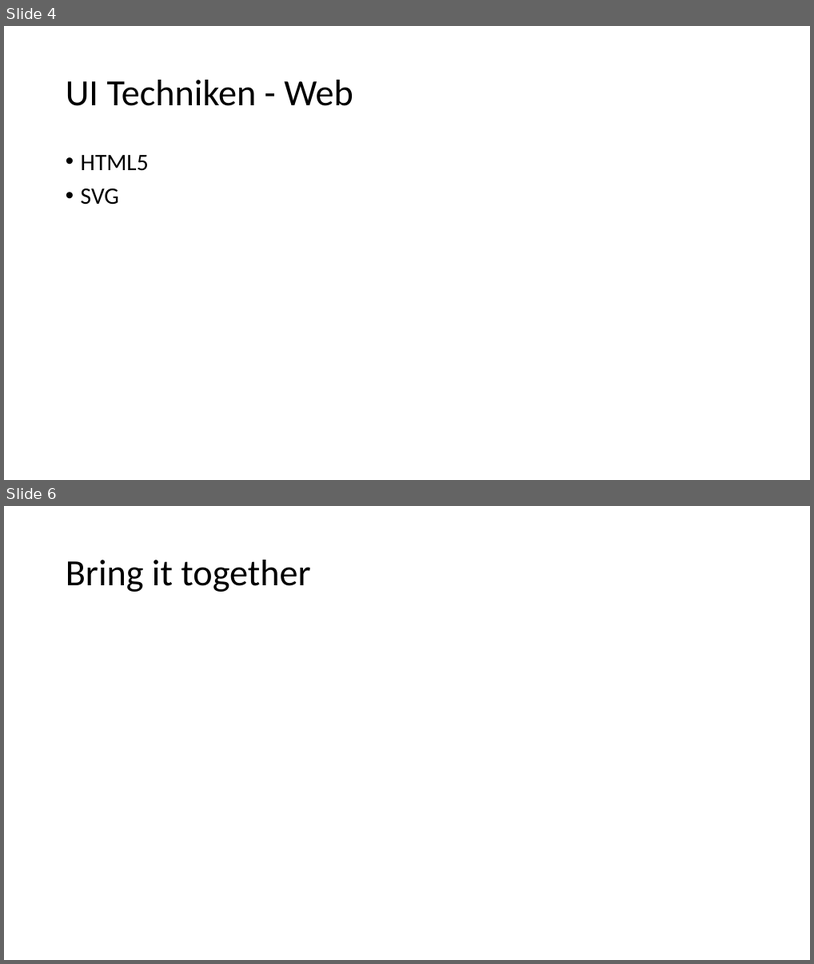
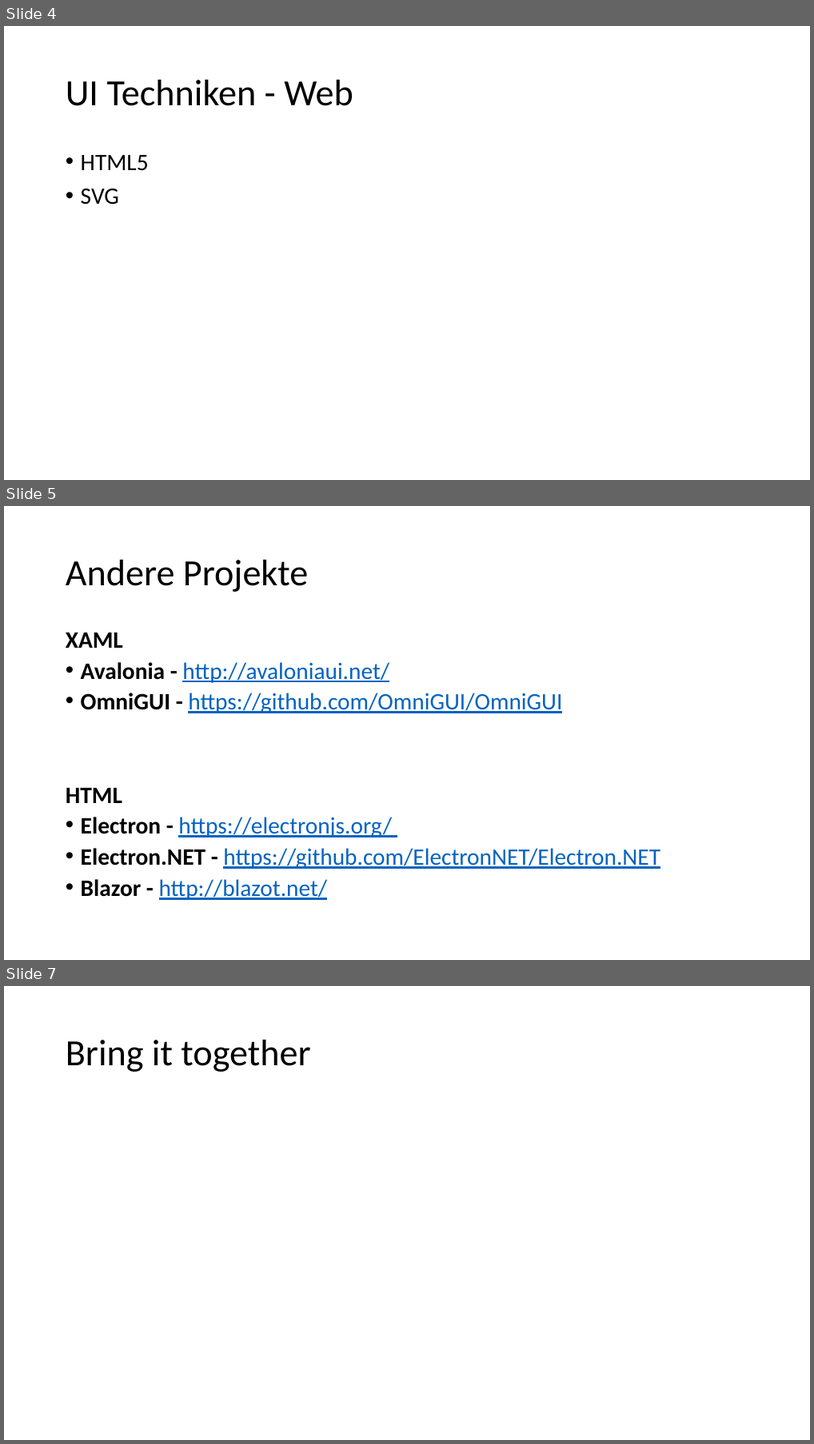
Before and after one commit to FrankPfattheicher/stonehenge.Chromely, a slide deck: stonehengeChromely.pptx. Shown one above the other, each under a label of ours: slides 4 and 6 before the commit, slides 4, 5 and 7 after it; the slides between them are not shown. The pictures are 814x964 and 814x1444 pixels, drawn with LibreOffice and Linux fonts; fonts in the diff are those of the drawing. Boxes give left, top, right and bottom in pixels: in the first picture for what was removed or moved away, otherwise in the second. Text is boxed around its words. In the diff, an @@ line names an element or a change of style, - is before the commit and + after.

Commit message:
ppt

```diff
--- a/stonehengeChromely.pptx
+++ b/stonehengeChromely.pptx
@@ slide 5 added at (x1=4, y1=506, x2=810, y2=960), background #FFFFFF @@
@@ title added at (x1=66, y1=560, x2=308, y2=592), 44 pt, text #000000 @@
+Andere Projekte
@@ text added at (x1=66, y1=632, x2=661, y2=900), 28 pt, text #0563C1, underline @@
+XAML
+• Avalonia - http://avaloniaui.net/
+• OmniGUI - https://github.com/OmniGUI/OmniGUI
+HTML
+• Electron - https://electronjs.org/
+• Electron.NET - https://github.com/ElectronNET/Electron.NET
+• Blazor - http://blazot.net/
@@ what was slide 6 is now slide 7 @@
```
Also in this commit, not shown: 2 slides changed, 1 other slide added, 1 slide removed.
